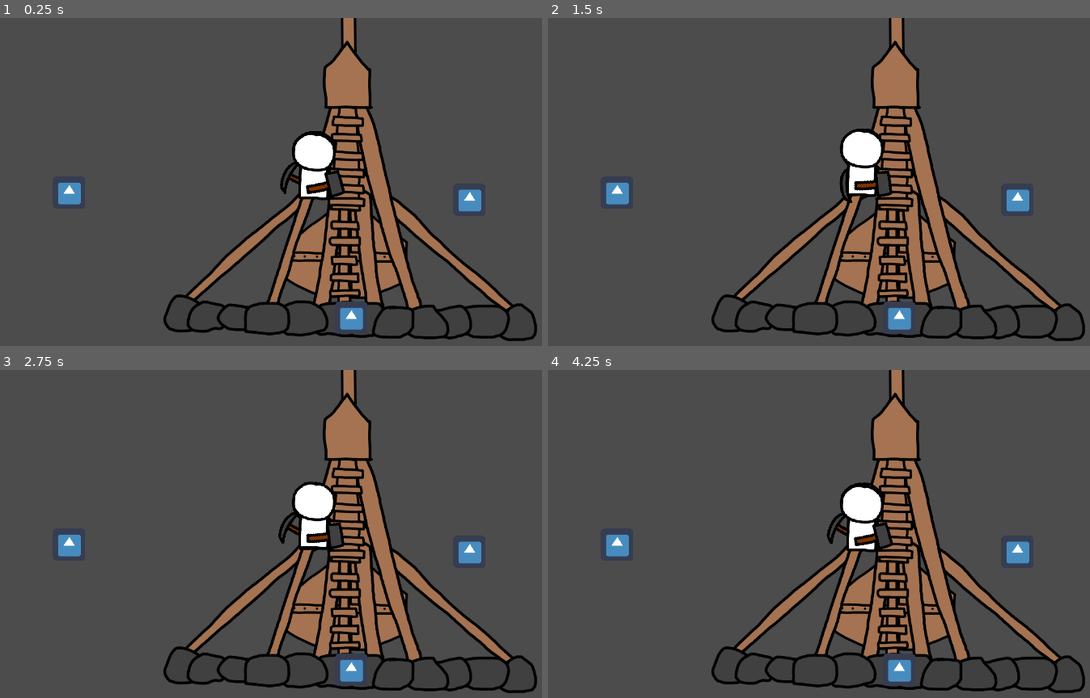
Above: before the commit, frames 1-4 (two rows, left to right).
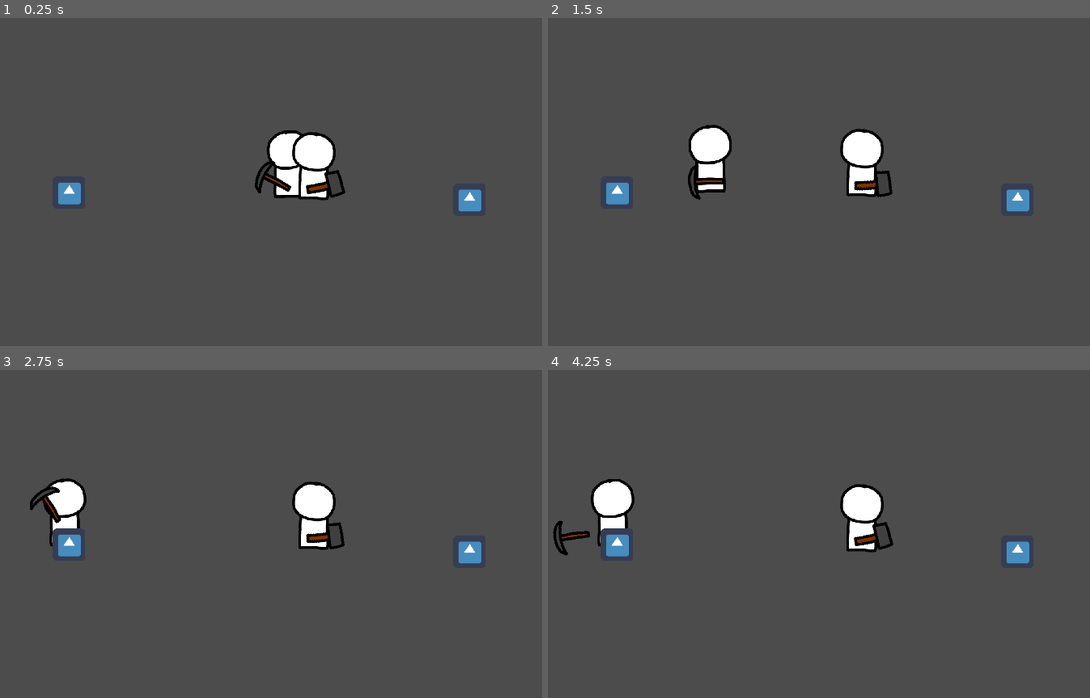
Above: after the commit, the same moments.

Repository: davinn19/Build-a-Trebuchet
Game: Godot game, scene res://field.tscn
Same seed, same stepped clock (60 frames per second), same inputs: the game is played once before the commit and once after it. The engine's default icon, where the game draws it, is replaced by a stand-in: a white triangle on a blue panel in a dark square.
Inputs:
- Up to frame 1 (0.25 s): no input
- Up to frame 2 (1.5 s): no input
- Up to frame 3 (2.75 s): no input
- Up to frame 4 (4.25 s): no input

The runs differ from the first frame. In frame 1, 16% of the frame differs, in the area x 30-100%, y 0-99%; in frame 2, 17%, in the area x 25-100%, y 0-99%; in frame 3, 16%; in frame 4, 17%.
Error before the commit: Attempt to call function 'interpolate_property' in base 'null instance' on a null instance. (res://workers/miner.gd:70)

Commit message:
added food resource, renamed leaves to fibers, implemented drops for quarry loot

Diff:
--- a/character_rig/character_rig.tscn
+++ b/character_rig/character_rig.tscn
@@ -334,3 +334,5 @@
 
 [node name="Inventory" type="Node" parent="."]
 script = ExtResource( 4 )
+
+[node name="MoveTween" type="Tween" parent="."]
--- a/field.tscn
+++ b/field.tscn
@@ -19,7 +19,7 @@
 position = Vector2( 308, 2 )
 
 [node name="Trebuchet" parent="." instance=ExtResource( 6 )]
-position = Vector2( 67, 238 )
+position = Vector2( 339, 152 )
 
 [node name="Cam" type="Camera2D" parent="."]
 
@@ -32,7 +32,3 @@
 [node name="Icon2" type="Sprite" parent="."]
 position = Vector2( -484, -14 )
 texture = ExtResource( 5 )
-
-[node name="Icon3" type="Sprite" parent="."]
-position = Vector2( 74, 234 )
-texture = ExtResource( 5 )
--- a/inventory.gd
+++ b/inventory.gd
@@ -1,11 +1,7 @@
 class_name Inventory
 extends Node
 
-var real_resources : Dictionary = {
-	"wood" : 0,
-	"stone" : 0,
-	"gold" : 0
-}
+var real_resources : Dictionary = Resources.get_resource_dictionary()
 
 func add_resource(resource_name : String, amount : int) -> void:
 	real_resources[resource_name] += amount
--- a/project.godot
+++ b/project.godot
@@ -96,6 +96,10 @@
 run/main_scene="res://field.tscn"
 config/icon="res://icon.png"
 
+[autoload]
+
+Resources="*res://resources.gd"
+
 [display]
 
 window/size/width=1280
--- /dev/null
+++ b/resources.gd
@@ -0,0 +1,11 @@
+extends Node
+
+const resource_ids : Array = ["wood", "stone", "iron", "fibers", "gold", "food"]
+
+
+static func get_resource_dictionary() -> Dictionary:
+	var dict : Dictionary = {}
+	for resource_id in resource_ids:
+		dict[resource_id] = 0
+
+	return dict
--- a/stations/quarry.gd
+++ b/stations/quarry.gd
@@ -7,8 +7,33 @@
 
 
 func work(worker_inventory : Inventory, skill_level : int) -> void:
-	var stone_amount : int = randi() % (skill_level + 1)		# TODO tweak drop amount
 	var gold_amount : int = (randi() % (skill_level + 1)) / 2
 
-	worker_inventory.add_resource("stone", stone_amount)
-	worker_inventory.add_resource("gold", gold_amount)
+	worker_inventory.add_resource("stone", get_stone_drop(skill_level))
+	worker_inventory.add_resource("iron", get_iron_drop(skill_level))
+	worker_inventory.add_resource("gold", get_gold_drop(skill_level))
+	# TOOD add iron drop
+
+
+
+func get_stone_drop(skill_level : int) -> int:
+	return randi() % (skill_level + 1)
+
+
+func get_iron_drop(skill_level : int) -> int:
+	var drop_chance : float = (skill_level + 1) * 0.05
+	var iron_dropped : bool = randf() < drop_chance
+	if iron_dropped:
+		return 1
+	else:
+		return 0
+
+
+func get_gold_drop(skill_level : int) -> int:
+	var drop_chance : float = skill_level * 0.02
+	var gold_dropped : bool = randf() > 0.99
+
+	if gold_dropped:
+		return 1
+	else:
+		return 0
--- a/stations/supply_camp.gd
+++ b/stations/supply_camp.gd
@@ -5,11 +5,7 @@
 
 var delivery_queue : Dictionary = {}
 
-var delivery_deficit : Dictionary = {
-	"wood" : 0,
-	"stone" : 0,
-	"gold" : 0
-}
+var delivery_deficit : Dictionary = Resources.get_resource_dictionary()
 
 
 func work(worker_inventory : Inventory, skill_level : int) -> void:
--- a/stations/trebuchet.gd
+++ b/stations/trebuchet.gd
@@ -25,10 +25,7 @@
 
 var delivery_queue : Dictionary = {}
 
-var delivery_surplus : Dictionary = {
-	"wood" : 0,
-	"stone" : 0
-}
+var delivery_surplus : Dictionary = Resources.get_resource_dictionary()
 
 
 func _ready() -> void:
@@ -60,13 +57,16 @@
 
 
 func update_appearance() -> void:
-	$Anim.play(str(build_stage))
+	var keyframe_time : float = 0.5 * build_stage
+	$Anim.playback_speed = 0
+	$Anim.play("BuildAnimation", -1, 0)
+	$Anim.advance(keyframe_time)
 
 
 
 func get_required_resources() -> Dictionary:
 	var required_resources : Dictionary = cur_required_resources.duplicate()
-	for resource in delivery_surplus:
+	for resource in required_resources:
 		required_resources[resource] -= delivery_surplus[resource]
 
 	return required_resources
--- a/workers/woodcutter.gd
+++ b/workers/woodcutter.gd
@@ -1,7 +1,5 @@
 class_name Woodcutter
 extends Worker
-
-var cur_tree : TreeResource
 
 
 func _process(delta : float) -> void:
--- a/workers/worker.gd
+++ b/workers/worker.gd
@@ -12,15 +12,6 @@
 var move_speed : float = 200
 var max_inventory_size : int = 10
 var skill_level : int = 1
-
-
-enum Worker_State {
-	IDLE,
-	MOVING,
-	WORKING
-}
-
-var cur_state
 
 
 func _ready() -> void:
